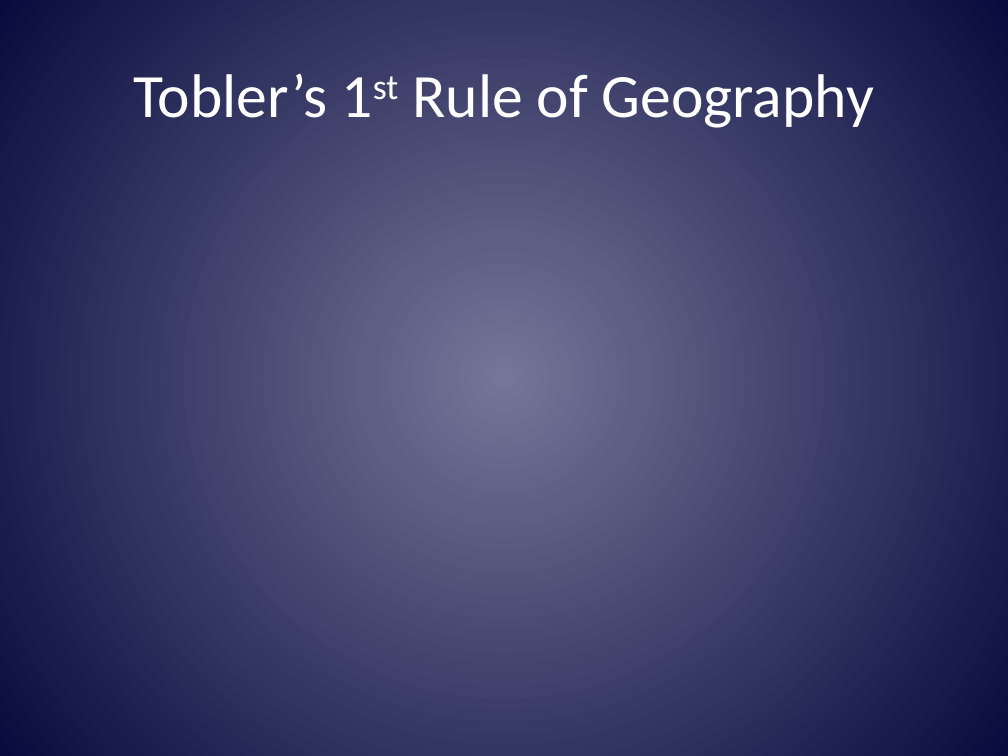
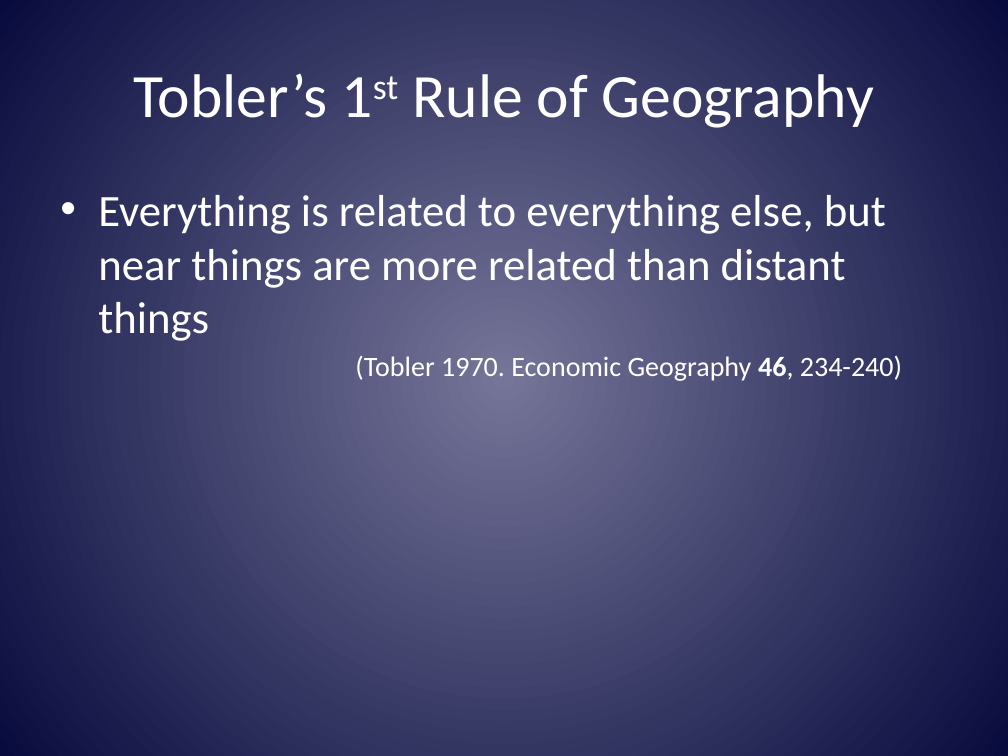
Before and after one commit to mltConsEcol/TU_LandscapeAnalysis_Documents, a slide deck: slide 5 of Lectures/LandscapeAnalysis_Week2.pptx (slide 4 before the commit). Drawn at 1008x756 pixels with LibreOffice and Linux fonts; fonts in the diff are those of the drawing. Boxes give left, top, right and bottom in pixels: in the first picture for what was removed or moved away, otherwise in the second. Text is boxed around its words. In the diff, an @@ line names an element or a change of style, - is before the commit and + after.

```diff
--- a/Lectures/LandscapeAnalysis_Week2.pptx
+++ b/Lectures/LandscapeAnalysis_Week2.pptx
@@ text added at box(98, 195, 902, 381), 32 pt, text #FFFFFF @@
+• Everything is related to everything else, but near things are more related than distant things
+(Tobler 1970. Economic Geography 46, 234-240)
```
Also in this commit, not shown: 2 other slides changed, 2 slides added, 15 slides removed.
